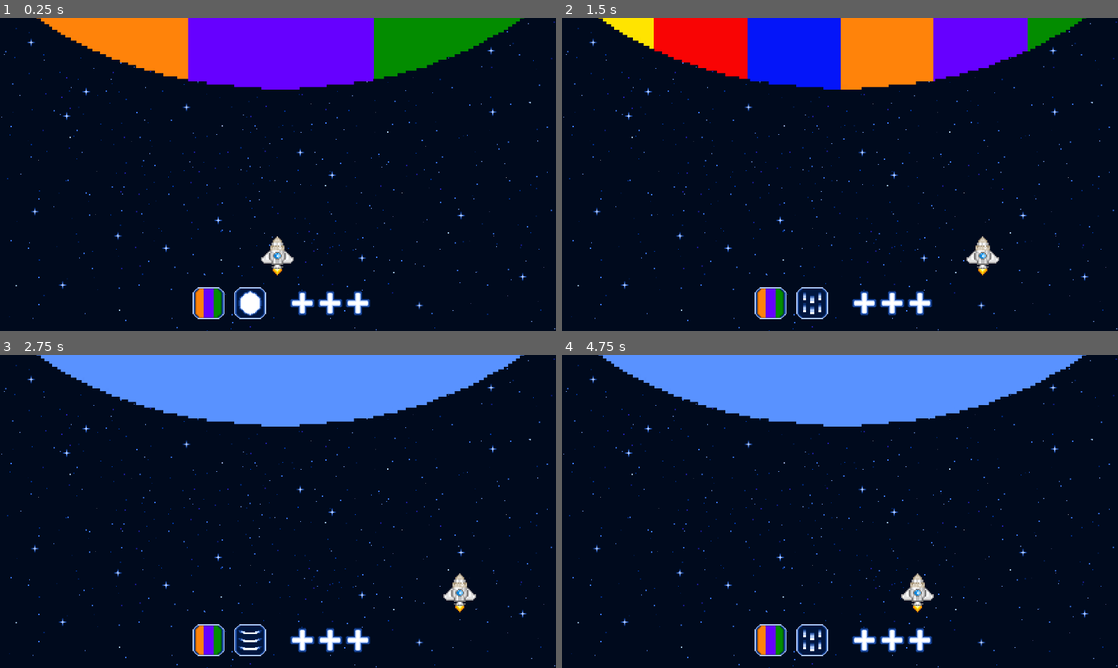
Above: before the commit, frames 1-4 (two rows, left to right).
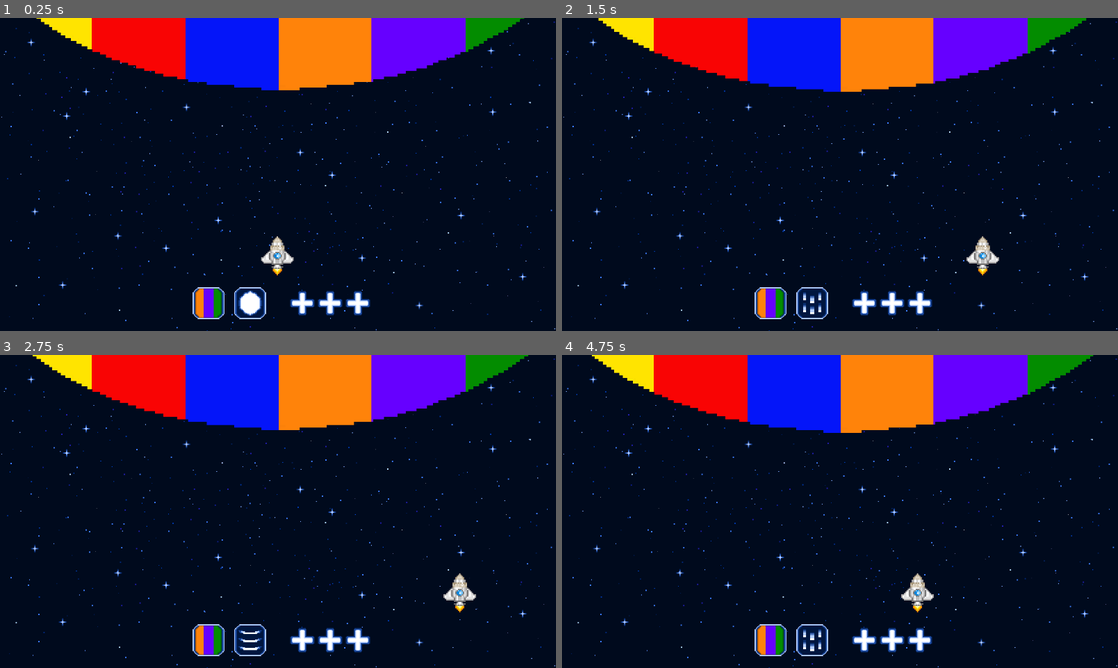
Above: after the commit, the same moments.

Repository: Annars30/GithubRepos-FINAL-project-ver1
Game: Godot game, scene res://Scenes/game.tscn
Same seed, same stepped clock (60 frames per second), same inputs: the game is played once before the commit and once after it.
Inputs (mouse positions are in pixels of both pictures, inside the frame that each line leads up to):
- Up to frame 1 (0.25 s): no input
- Up to frame 2 (1.5 s): move the mouse to (773, 302) at 0.52 s; hold Right (move_right) 0.53-1.28 s; click (773, 302) at 0.67 s; move the mouse to (812, 302) at 1.27 s; hold Left (move_left) from 1.28 s (still down); click (812, 302) at 1.42 s
- Up to frame 3 (2.75 s): move the mouse to (333, 442) at 2.02 s; release Left (move_left) at 2.03 s; hold Right (move_right) from 2.03 s (still down)
- Up to frame 4 (4.75 s): move the mouse to (812, 574) at 2.77 s; click (812, 574) at 2.92 s; move the mouse to (1006, 558) at 3.52 s; release Right (move_right) at 3.53 s; hold Left (move_left) from 3.53 s (still down); move the mouse to (673, 464) at 4.27 s

The runs differ from the first frame. In frame 1, 13% of the frame differs, in the area x 6-95%, y 0-24%; in frame 2, 0.8%; in frame 3, 15%; in frame 4, 15%, in the area x 5-96%, y 0-25%.

Commit message:
Update supernova.tscn

Diff:
--- a/Scenes/supernova.tscn
+++ b/Scenes/supernova.tscn
@@ -1,6 +1,7 @@
-[gd_scene load_steps=7 format=3 uid="uid://pjfgfs20cbg6"]
+[gd_scene load_steps=8 format=3 uid="uid://pjfgfs20cbg6"]
 
 [ext_resource type="Texture2D" uid="uid://ce7w8lqh26b55" path="res://Assets/supernova_beams_waves/Supernova_spreadsheet.png" id="1_7ad45"]
+[ext_resource type="Script" uid="uid://dqid2lbjwppak" path="res://Scripts/supernova.gd" id="1_gpcjt"]
 
 [sub_resource type="AtlasTexture" id="AtlasTexture_gpcjt"]
 atlas = ExtResource("1_7ad45")
@@ -32,18 +33,17 @@
 }]
 
 [sub_resource type="CapsuleShape2D" id="CapsuleShape2D_0j3un"]
-radius = 28.522923
+radius = 28.5229
 height = 59.0832
 
 [node name="Supernova" type="CharacterBody2D"]
+script = ExtResource("1_gpcjt")
 
 [node name="AnimatedSprite2D" type="AnimatedSprite2D" parent="."]
 sprite_frames = SubResource("SpriteFrames_4tfkk")
 animation = &"Supernova"
 autoplay = "Supernova"
-frame = 1
-frame_progress = 0.24243687
 
 [node name="CollisionShape2D" type="CollisionShape2D" parent="."]
-scale = Vector2(23.56, 11.240002)
+scale = Vector2(23.56, 11.24)
 shape = SubResource("CapsuleShape2D_0j3un")
